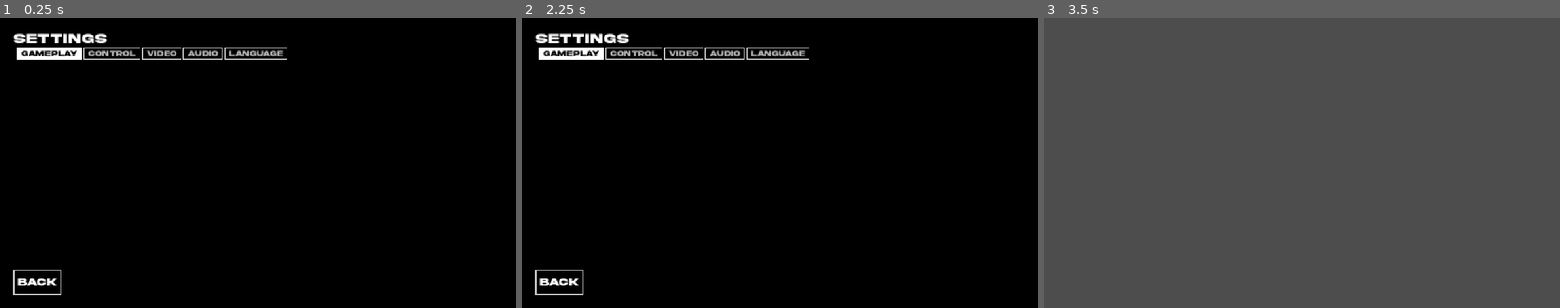
Above: before the commit, frames 1-3 (left to right).
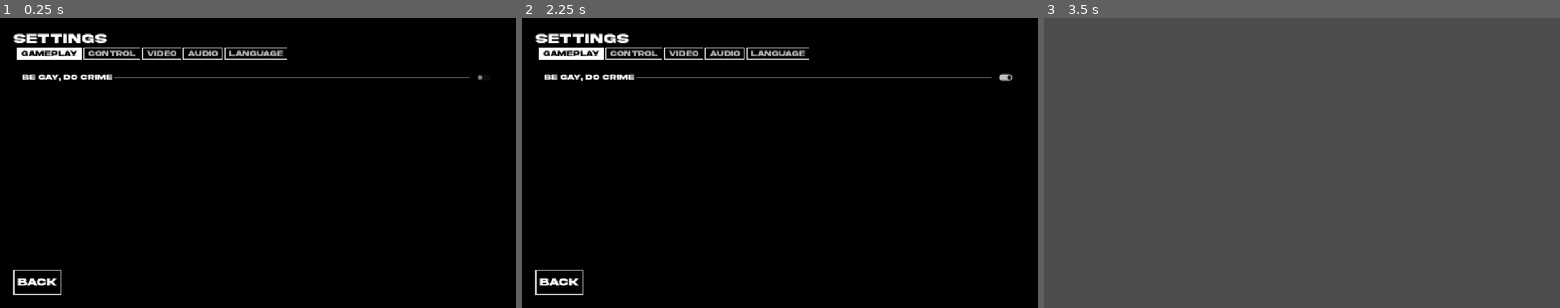
Above: after the commit, the same moments.

Repository: Mertaful/LEGOdot
Game: Godot game, scene res://lego_pieces/menu_plain/plain_settings_menu.tscn
Two runs of this game, one before a commit and one after it. Both use one fixed random seed, a clock stepped at 60 frames per second and the inputs below. This scene is started directly instead of the project's main scene.
Inputs (mouse positions are in pixels of both pictures, inside the frame that each line leads up to):
- Up to frame 1 (0.25 s): no input
- Up to frame 2 (2.25 s): click (1001, 78) at 0.52 s; click (1001, 78) at 1.27 s; click (1001, 78) at 2.02 s
- Up to frame 3 (3.5 s): click "BACK" at 2.75 s

The runs differ from the first frame. In frame 1, 0.4% of the frame differs, in the area x 4-94%, y 19-22%; in frame 2, 0.5%, in the area x 4-96%, y 19-22%; in frame 3, nothing differs.

Commit message:
[Main menu] Settings propagation pretty decently setup. Missing some types still. Start with enum

Diff:
--- a/mainmenu/lego_pieces/settings/settings_entry_base.gd
+++ b/mainmenu/lego_pieces/settings/setting_visuals.gd
@@ -1,5 +1,5 @@
 @abstract
-class_name UserSetting
+class_name SettingVisuals
 extends HBoxContainer
 
 const MINIMUM_RIGHTY_SIZE := 50.0
@@ -8,11 +8,11 @@
 var setting_name : String
 
 var _display_name : String
-var _setting_label : Label = null
+var _setting_label : Label
 
-@abstract func _init_controller(value : Variant, min : float, max : float) -> void
+@abstract func _init_controller(value : Variant, callback : Callable, min_value : float, max_value : float) -> void
 
-func _init(display_name : String, parent_theme : Theme, value : Variant, min : float = -1.0, max : float = -1.0) -> void:
+func _init(display_name : String, parent_theme : Theme, callback : Callable, value : Variant, min_value : float = -1.0, max_value : float = -1.0) -> void:
 	assert(parent_theme, "Make sure you have set the theme in the parent. This is crucial and there are definitely better ways to do this.")
 	_setting_label = Label.new()
 
@@ -29,21 +29,23 @@
 	add_child(_setting_label)
 	add_child(spacer)
 
-	_init_controller(value, min, max)
+	_init_controller(value, callback, min_value, max_value)
 
 #Bools
-class BoolSetting extends UserSetting:
-	func _init_controller(value : Variant, _min : float, _max : float) -> void:
+class BoolSetting extends SettingVisuals:
+	func _init_controller(value : Variant, callback : Callable, _min : float, _max : float) -> void:
 		var setting_controller := CheckButton.new()
 		setting_controller.theme = theme
 		setting_controller.set_pressed_no_signal(value)
 		setting_controller.custom_minimum_size.x = MINIMUM_RIGHTY_SIZE
+
+		setting_controller.toggled.connect(callback)
 		add_child(setting_controller)
 
 #Percent
-class PercentSetting extends UserSetting:
+class PercentSetting extends SettingVisuals:
 	var slider_label : Label = null
-	func _init_controller(value : Variant, _min : float, _max : float) -> void:
+	func _init_controller(value : Variant, callback : Callable, _min : float, _max : float) -> void:
 		var setting_controller := HSlider.new()
 		setting_controller.theme = theme
 		setting_controller.value = value
@@ -55,9 +57,10 @@
 		slider_label = Label.new()
 		slider_label.theme = theme
 		slider_label.custom_minimum_size.x = MINIMUM_RIGHTY_SIZE
+		slider_label.text = "%d" % int(value)
 
 		setting_controller.value_changed.connect(_set_label_value)
-
+		setting_controller.value_changed.connect(callback)
 		add_child(setting_controller)
 		add_child(slider_label)
 
@@ -65,24 +68,25 @@
 		slider_label.text = "%d" % int(new_value)
 
 #Float slider
-class FloatSetting extends UserSetting:
+class FloatSetting extends SettingVisuals:
 	var slider_label : Label = null
-	func _init_controller(value : Variant, min : float, max : float) -> void:
+	func _init_controller(value : Variant, callback : Callable, min_value : float, max_value : float) -> void:
 		var setting_controller := HSlider.new()
 		setting_controller.theme = theme
 		setting_controller.value = value
 		setting_controller.custom_minimum_size.x = SLIDER_SIZE
-		setting_controller.min_value = min
-		setting_controller.max_value = max
+		setting_controller.min_value = min_value
+		setting_controller.max_value = max_value
 		setting_controller.step = 0.1
 		setting_controller.rounded = false
 
 		slider_label = Label.new()
 		slider_label.theme = theme
 		slider_label.custom_minimum_size.x = MINIMUM_RIGHTY_SIZE
+		slider_label.text = "%.1f" % value
 
 		setting_controller.value_changed.connect(_set_label_value)
-
+		setting_controller.value_changed.connect(callback)
 		add_child(setting_controller)
 		add_child(slider_label)
 
--- a/mainmenu/lego_pieces/settings/settings_tabs.gd
+++ b/mainmenu/lego_pieces/settings/settings_tabs.gd
@@ -3,26 +3,39 @@
 @export var user_settings_theme : Theme
 
 func _ready() -> void:
-	var debug_dic : Dictionary
-	_create_tab("Gameplay", debug_dic)
-	_create_tab("Control", debug_dic)
-	_create_tab("Video", debug_dic)
-	_create_tab("Audio", debug_dic)
-	_create_tab("Language", debug_dic)
+	for section : UserSettings.SettingSection in UserSettings.get_settings_sections():
+		_create_tab(section)
 
 
-func _create_tab(tab_name : String, setting_values : Dictionary) -> void:
+func _create_tab(section : UserSettings.SettingSection) -> void:
 	var new_margins = MarginContainer.new()
 	new_margins.theme = user_settings_theme
-	new_margins.name = tab_name
+	new_margins.name = section.name
 	add_child(new_margins)
 
+	var scroll_container = ScrollContainer.new()
+	scroll_container.theme = user_settings_theme
+	#scroll_container.size_flags_horizontal = Container.SIZE_EXPAND_FILL
+	new_margins.add_child(scroll_container)
+
 	var new_container = VBoxContainer.new()
+	new_container.size_flags_horizontal = Container.SIZE_EXPAND_FILL
 	var separator_line = HSeparator.new()
 	separator_line.size_flags_horizontal = Container.SIZE_EXPAND_FILL
+
+	scroll_container.add_child(new_container)
 	new_container.add_child(separator_line)
-	new_margins.add_child(new_container)
-	_fill_tab(new_container, setting_values)
+	_fill_tab(new_container, section.entries)
 
-func _fill_tab(parent : VBoxContainer, setting_values : Dictionary) -> void:
-	pass
+func _fill_tab(parent : VBoxContainer, entries : Array[UserSettings.SettingEntry]) -> void:
+	for setting in entries:
+		var setting_visuals
+		match setting.type:
+			UserSettings.SettingTypes.FLAG:
+				setting_visuals = SettingVisuals.BoolSetting.new(setting.name, user_settings_theme, setting.callable, setting.value)
+			UserSettings.SettingTypes.PERCENT:
+				setting_visuals = SettingVisuals.PercentSetting.new(setting.name, user_settings_theme, setting.callable, setting.value)
+			UserSettings.SettingTypes.FLOAT:
+				setting_visuals = SettingVisuals.FloatSetting.new(setting.name, user_settings_theme, setting.callable, setting.value, setting.min_value, setting.max_value)
+		if setting_visuals:
+			parent.add_child(setting_visuals)
--- a/mainmenu/lego_pieces/settings/user_settings.gd
+++ b/mainmenu/lego_pieces/settings/user_settings.gd
@@ -17,6 +17,8 @@
 		print("Debug action was just pressed.")
 
 func _ready() -> void:
+	print(Engine.is_embedded_in_editor())
+
 	if !load_settings():
 		save_settings()
 
@@ -44,7 +46,7 @@
 	#Gameplay
 	var gameplay_section = SettingSection.new("Gameplay")
 
-	gameplay_section.add_entry(SettingEntry.new("Be gay, do crime", SettingTypes.FLAG, true))
+	gameplay_section.add_entry(SettingEntry.new("Be gay, do crime", SettingTypes.FLAG, false))
 
 	#Control
 	var control_section = SettingSection.new("Control")
@@ -59,19 +61,32 @@
 	#Control
 	var video_section = SettingSection.new("Video")
 
+	var fullscreen_setting := SettingEntry.new("Fullscreen", SettingTypes.FLAG, false)
+	fullscreen_setting.callable = func(flag):
+		get_window().mode = Window.MODE_FULLSCREEN if flag else Window.MODE_WINDOWED
+	video_section.add_entry(fullscreen_setting)
+
 	#Audio
 	var audio_section = SettingSection.new("Audio")
 
+	var master_volume_setting := SettingEntry.new("Master Volume", SettingTypes.PERCENT, 100.0)
+	master_volume_setting.callable = func(value):
+		AudioServer.set_bus_volume_linear(AudioServer.get_bus_index("Master"), value)
+		print("Debug set master bus volume to %d" % value)
+	audio_section.add_entry(master_volume_setting)
+
 	#Language
 	var language_section = SettingSection.new("Language")
 
-
-	var new_section_array : Array[SettingSection]
-	new_section_array.append(gameplay_section)
-	new_section_array.append(control_section)
-	new_section_array.append(video_section)
-	new_section_array.append(audio_section)
-	new_section_array.append(language_section)
+	for i in range(66):
+		language_section.add_entry(SettingEntry.new("French sucks %d" % i, SettingTypes.PERCENT, randi_range(5, 100)))
+
+
+	user_settings.append(gameplay_section)
+	user_settings.append(control_section)
+	user_settings.append(video_section)
+	user_settings.append(audio_section)
+	user_settings.append(language_section)
 
 func get_settings_sections() -> Array[SettingSection]:
 	return user_settings
@@ -96,7 +111,7 @@
 		push_error("[UserSettings] Couldn't find setting with name: %s" % setting_name)
 	return result
 
-func get_setting_callables_for_section(section_name : String) -> Dictionary[String, Callable]:
+func get_setting_callables_for_section(_section_name : String) -> Dictionary[String, Callable]:
 	return {}
 
 func save_settings() -> void:
@@ -142,7 +157,7 @@
 		name = section_name
 
 	func add_entry(new_entry : SettingEntry) -> void:
-		var insertion_index = entries.find_custom(func(entry : SettingEntry) : entry.type > new_entry.type)
+		var insertion_index = entries.find_custom(func(entry : SettingEntry) : return entry.type > new_entry.type)
 		if insertion_index == -1:
 			entries.append(new_entry)
 		else:
@@ -176,16 +191,16 @@
 	var name : String
 	var type : SettingTypes
 	var value : Variant
-	var min : float
-	var max : float
+	var min_value : float
+	var max_value : float
 	var callable : Callable
 
-	func _init(setting_name : String = "", setting_type : SettingTypes = SettingTypes.INVALID, default_value : Variant = null, min_value : float = -1.0, max_value : float = -1.0) -> void:
+	func _init(setting_name : String = "", setting_type : SettingTypes = SettingTypes.INVALID, default_value : Variant = null, new_min_value : float = -1.0, new_max_value : float = -1.0) -> void:
 		name = setting_name
 		type = setting_type
 		value = default_value
-		min = min_value
-		max = max_value
+		min_value = new_min_value
+		max_value = new_max_value
 		callable = func(new_value) : value = new_value
 
 	func serialize_binary(serializer : FileAccess) -> void:
Renamed: mainmenu/lego_pieces/settings/settings_entry_base.gd.uid -> mainmenu/lego_pieces/settings/setting_visuals.gd.uid
